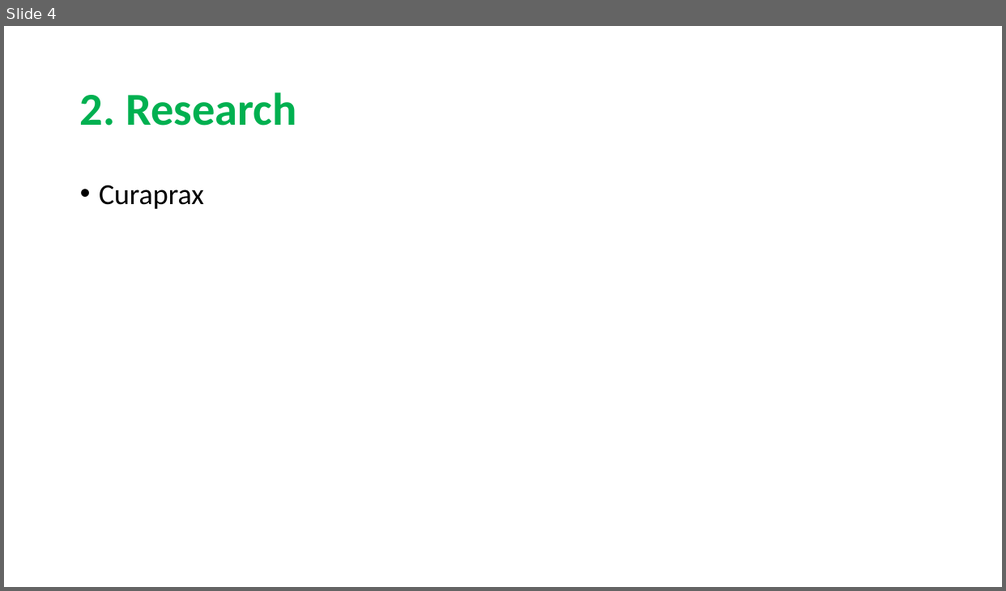
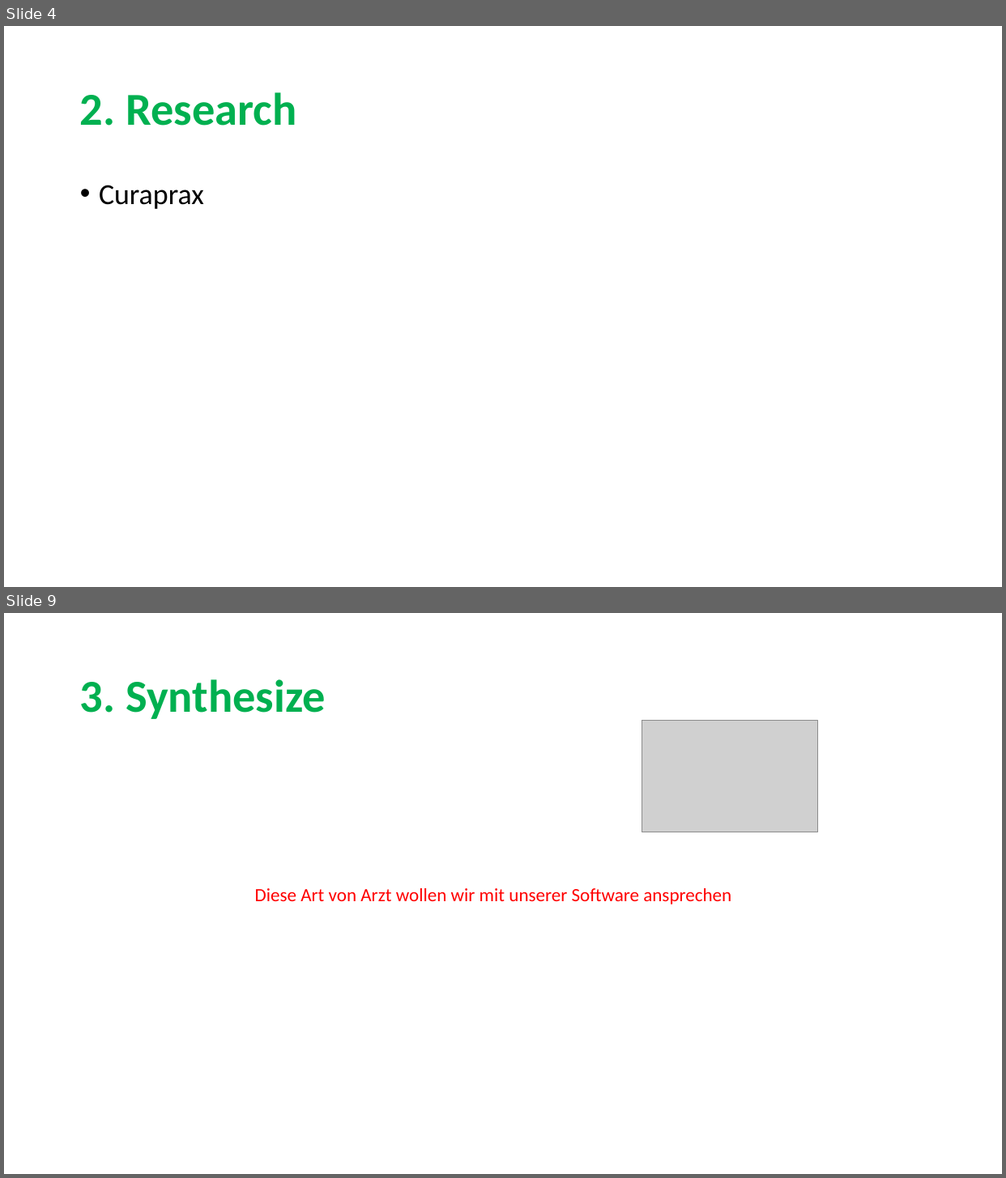
Before and after one commit to sarahmele/ch.bfh.btx8081.w2015.green, a slide deck: doc/task03/Task3.pptx. Shown one above the other, each under a label of ours: slide 4 before the commit, slides 4 and 9 after it; the slides between them are not shown. The pictures are 1006x591 and 1006x1178 pixels, drawn with LibreOffice and Linux fonts; fonts in the diff are those of the drawing; grey boxes stand for pictures. Boxes give left, top, right and bottom in pixels: in the first picture for what was removed or moved away, otherwise in the second. Text is boxed around its words. In the diff, an @@ line names an element or a change of style, - is before the commit and + after.

```diff
--- a/doc/task03/Task3.pptx
+++ b/doc/task03/Task3.pptx
@@ slide 9 added at (4,613,1002,1174), background #FFFFFF @@
@@ title added at (80,679,326,719), 44 pt, text #00B050, bold @@
+3. Synthesize
@@ picture added at (641,720,818,832) @@
@@ text added at (255,888,731,905), 18 pt, text #FF0000 @@
+Diese Art von Arzt wollen wir mit unserer Software ansprechen
```
Also in this commit, not shown: 1 slide changed, 5 other slides added, 1 slide removed.
